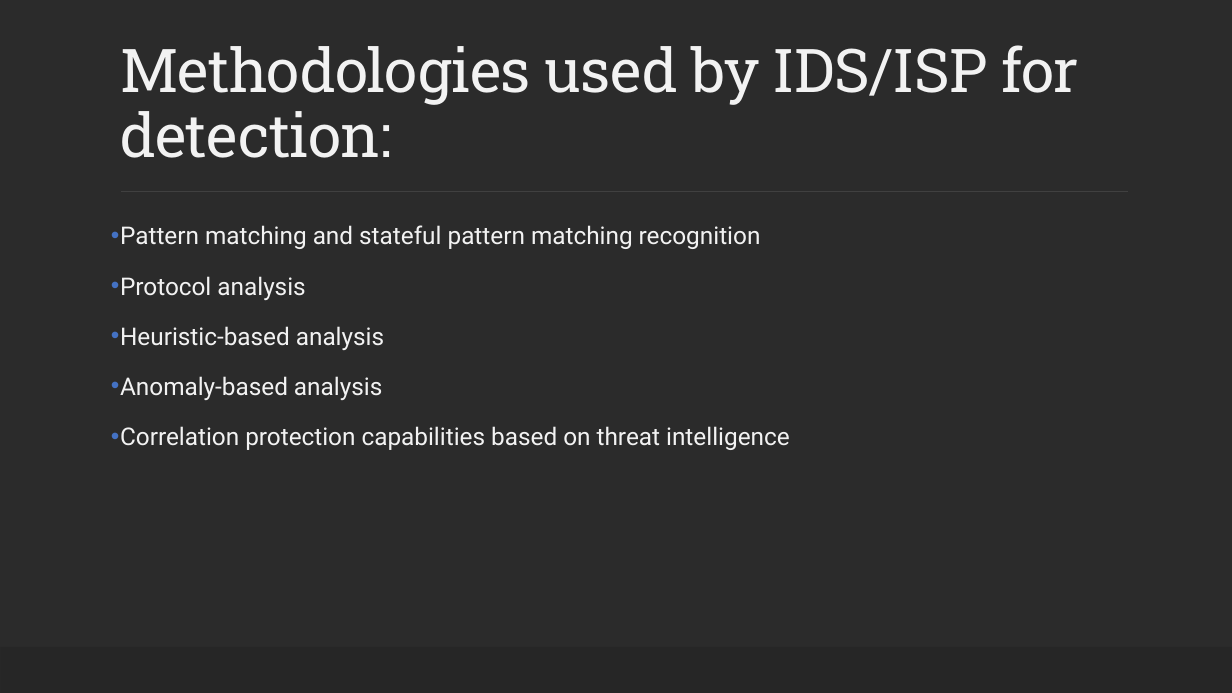
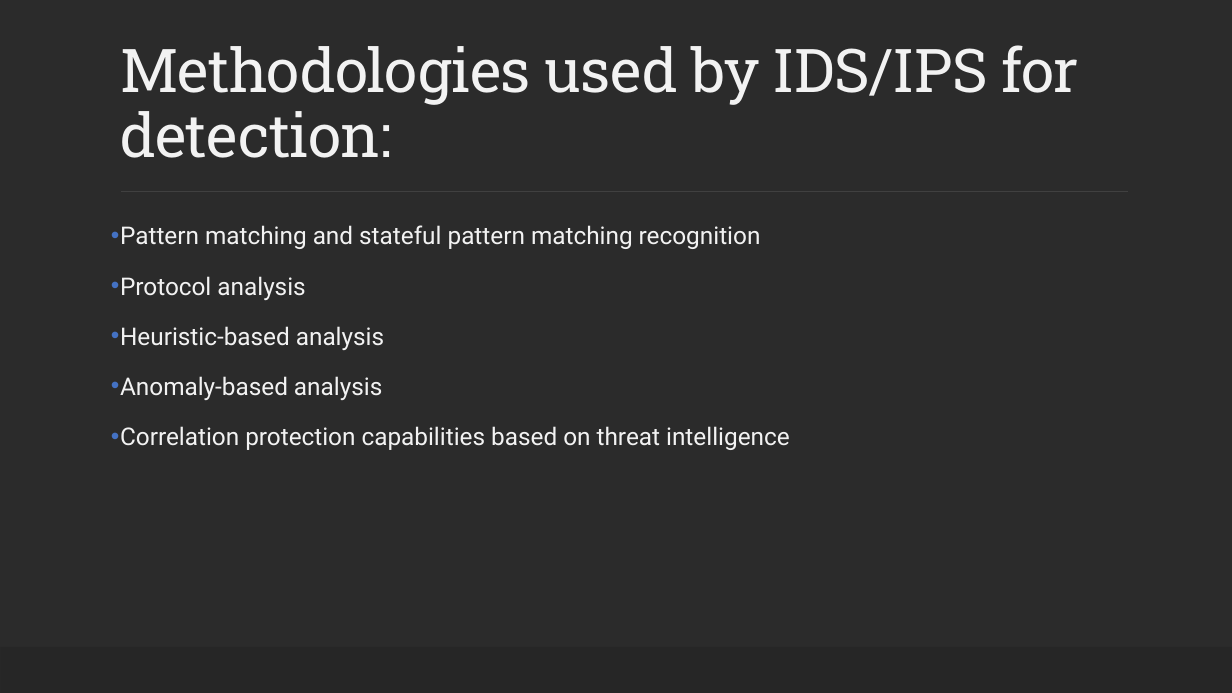
Before and after one commit to ronnie-1947/access-control-ppt, a slide deck: slide 25 of Access Control.pptx. Drawn at 1232x693 pixels with LibreOffice and Linux fonts; fonts in the diff are those of the drawing; background and template pictures are left out; a plain dark background stands for a picture behind light text. Boxes give left, top, right and bottom in pixels: in the first picture for what was removed or moved away, otherwise in the second. Text is boxed around its words. In the diff, an @@ line names an element or a change of style, - is before the commit and + after.

```diff
--- a/Access Control.pptx
+++ b/Access Control.pptx
@@ title at <box>120,45,1079,158</box>: text changed @@
-Methodologies used by IDS/ISP for detection:
+Methodologies used by IDS/IPS for detection:
```
Also in this commit, not shown: 10 other slides changed.
